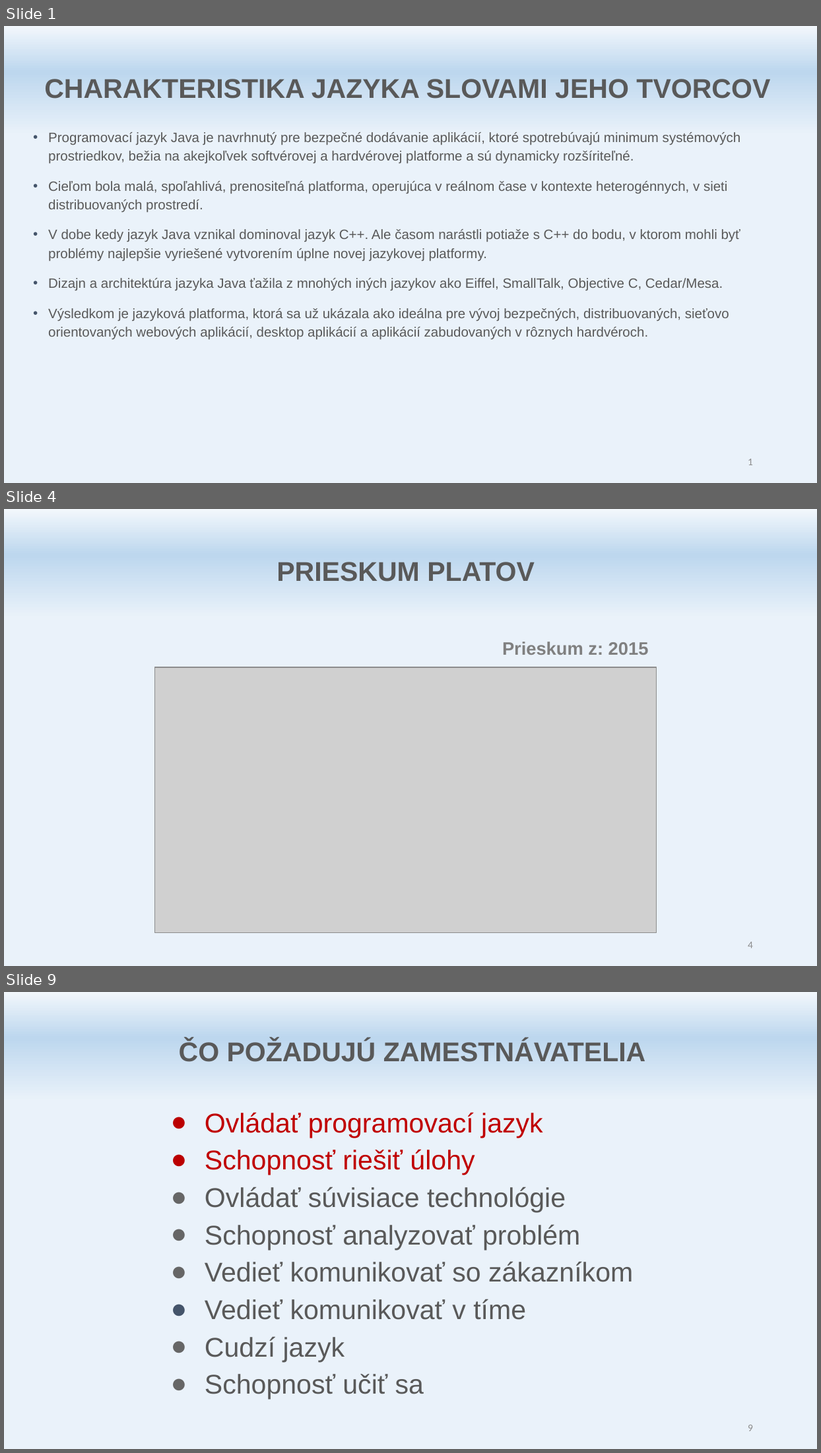
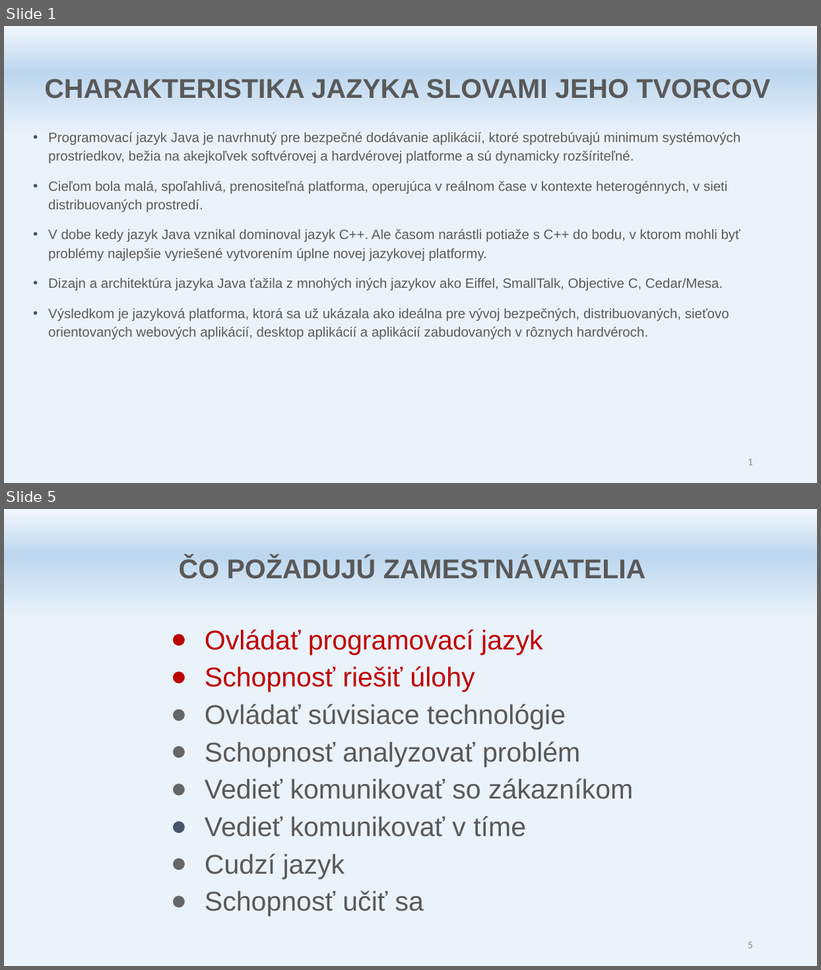
Before and after one commit to marekITLearning/java1, a slide deck: doc/Java ITL A - Uvod.pptx. Shown one above the other, each under a label of ours: slides 1, 4 and 9 before the commit, slides 1 and 5 after it; the slides between them are not shown. The pictures are 821x1453 and 821x970 pixels, drawn with LibreOffice and Linux fonts; fonts in the diff are those of the drawing; grey boxes stand for pictures. Boxes give left, top, right and bottom in pixels: in the first picture for what was removed or moved away, otherwise in the second. Text is boxed around its words. In the diff, an @@ line names an element or a change of style, - is before the commit and + after.

```diff
--- a/doc/Java ITL A - Uvod.pptx
+++ b/doc/Java ITL A - Uvod.pptx
@@ slide 4 removed at [4,509,817,966], background gradient #F2F7FC to #BDD7EE to #EAF2FA @@
@@ text removed at [277,562,535,582] @@
-PRIESKUM PLATOV
@@ text removed at [502,642,649,655] @@
-Prieskum z: 2015
@@ picture removed at [155,667,657,933] @@
@@ page number removed at [748,942,753,949] @@
-4
@@ what was slide 9 is now slide 5 @@
@@ page number at [748,942,753,949]: text changed @@
-9
+5
```
Also in this commit, not shown: 3 slides changed, 4 slides added, 7 other slides removed, 21 other files.
